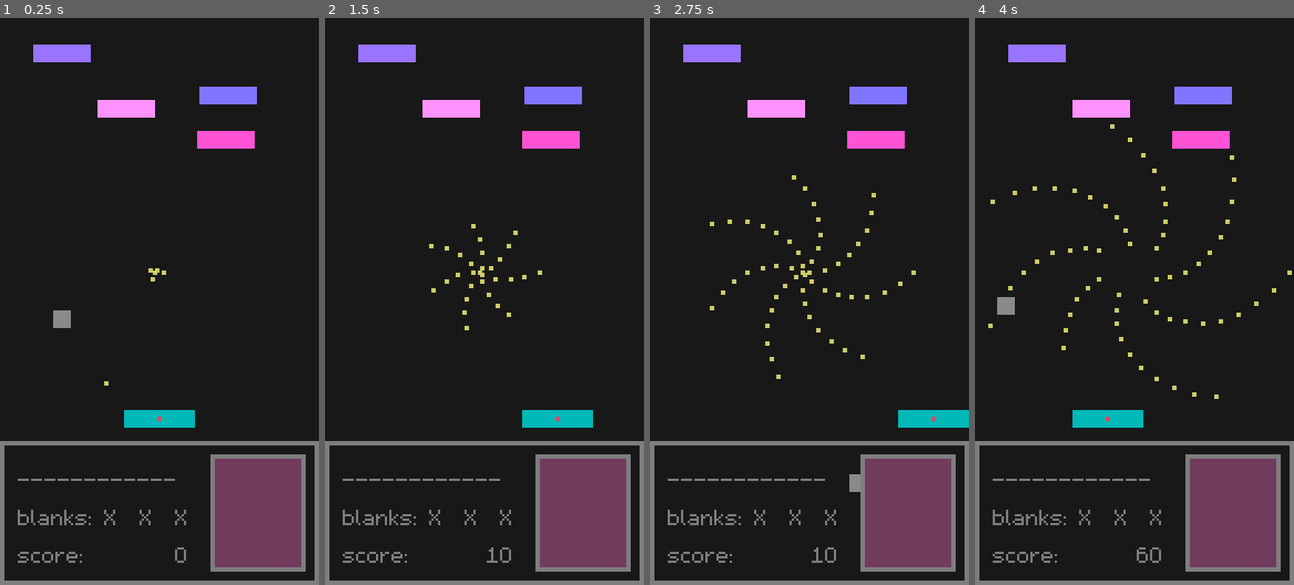
Above: before the commit, frames 1-4 (left to right).
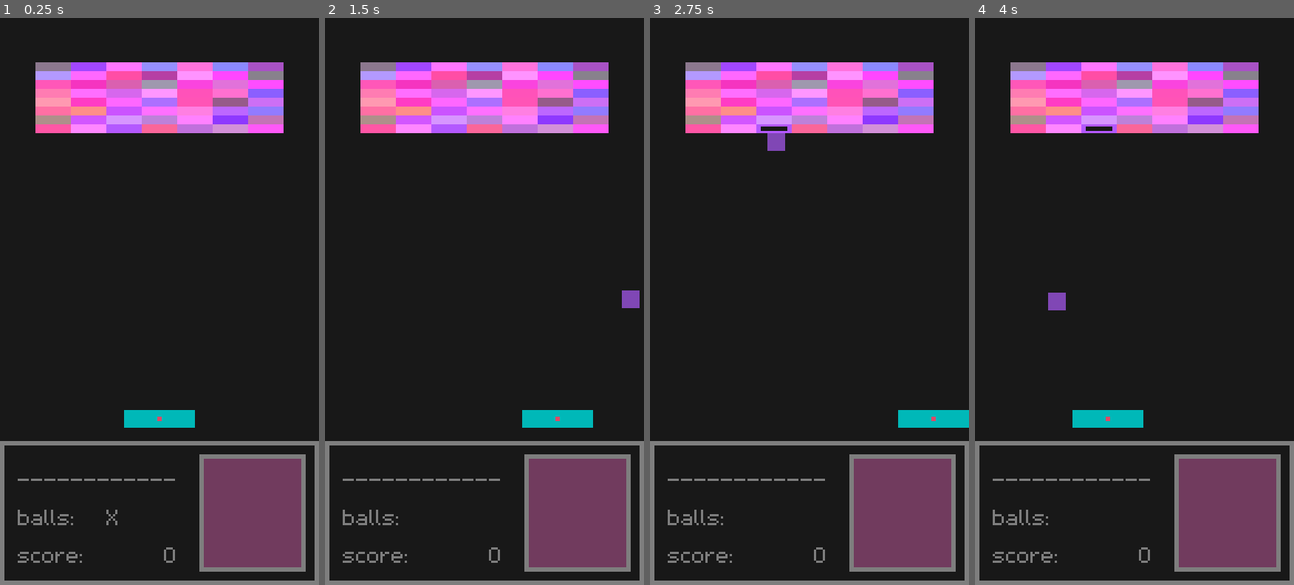
Above: after the commit, the same moments.

Repository: TravisHenderson646/Brick-Invaders
Game: Godot game, scene res://test_level.tscn
Same seed, same stepped clock (60 frames per second), same inputs: the game is played once before the commit and once after it.
Inputs:
- Up to frame 1 (0.25 s): no input
- Up to frame 2 (1.5 s): hold Right (ui_right) 0.53-1.28 s; tap Space (confirm, bound only after the commit) at 0.6, 1.35 s; hold Left (ui_left) from 1.28 s (still down)
- Up to frame 3 (2.75 s): release Left (ui_left) at 2.03 s; hold Right (ui_right) from 2.03 s (still down); tap Space (confirm, bound only after the commit) at 2.1 s
- Up to frame 4 (4 s): tap Space (confirm, bound only after the commit) at 2.85, 3.6 s; release Right (ui_right) at 3.53 s; hold Left (ui_left) from 3.53 s (still down)

The runs differ from the first frame. In frame 1, 12% of the frame differs, in the area x 9-89%, y 4-98%; in frame 2, 13%; in frame 3, 13%; in frame 4, 13%, in the area x 4-100%, y 4-98%.

Commit message:
test level rough draft with bricks reset

Diff:
--- a/ball.gd
+++ b/ball.gd
@@ -6,6 +6,10 @@
 @onready var collision_shape_2d: CollisionShape2D = $CollisionShape2D
 
 var direction = Vector2(1, 1)
+
+
+func _ready() -> void:
+	modulate = Color(modulate.r + randf() - 0.5, modulate.g + randf() - 0.5, modulate.b + randf() - 0.5)
 
 
 func _physics_process(_delta: float) -> void:
@@ -18,6 +22,12 @@
 	direction = direction.bounce(collision_info.get_normal())
 	if collider.has_method('get_hit'):
 		collider.get_hit()
+	if collider.name == 'BottomWall':
+		EventBus.update_score.emit(-200)
+		die()
+
+func die():
+	queue_free()
 
 
 func _on_paddle_detector_body_entered(body: Node2D) -> void:
@@ -25,5 +35,6 @@
 		return
 	# todo fine tune this, maybe it gives more spin if its lowering the angle
 	if velocity.y > 0:
+		SPEED = SPEED * 1.03
 		direction.y = -direction.y
-		direction.x += -body.velocity.x * 0.1 # maybe this should be capped
+		direction.x += -body.velocity.x * 0.14 # maybe this should be capped
--- a/ball.tscn
+++ b/ball.tscn
@@ -8,7 +8,7 @@
 [sub_resource type="RectangleShape2D" id="RectangleShape2D_7uikr"]
 size = Vector2(8, 8)
 
-[node name="Ball" type="CharacterBody2D"]
+[node name="Ball" type="CharacterBody2D" groups=["balls"]]
 collision_layer = 4
 collision_mask = 9
 script = ExtResource("1_kg4td")
--- a/brick.gd
+++ b/brick.gd
@@ -1,5 +1,10 @@
 class_name Brick
 extends StaticBody2D
+
+@onready var polygon_2d: Polygon2D = $CollisionShape2D/Polygon2D
+@onready var polygon_2d_2: Polygon2D = $CollisionShape2D/Polygon2D2
+
+signal brick_died
 
 var hp = 2
 
@@ -8,6 +13,8 @@
 
 func get_hit():
 	hp -= 1
+	polygon_2d.visible = false
+	polygon_2d_2.visible = true
 	if hp <= 0:
 		die()
 
@@ -15,3 +22,4 @@
 func die():
 	EventBus.update_score.emit(100)
 	queue_free()
+	brick_died.emit()
--- a/brick.tscn
+++ b/brick.tscn
@@ -3,17 +3,23 @@
 [ext_resource type="Script" path="res://brick.gd" id="1_ad3u6"]
 
 [sub_resource type="RectangleShape2D" id="RectangleShape2D_stp3x"]
-size = Vector2(26, 8)
+size = Vector2(16, 4)
 
-[node name="Brick" type="StaticBody2D"]
+[node name="Brick" type="StaticBody2D" groups=["bricks"]]
 collision_layer = 8
 collision_mask = 4
 script = ExtResource("1_ad3u6")
 
 [node name="CollisionShape2D" type="CollisionShape2D" parent="."]
-position = Vector2(13, 4)
+position = Vector2(8, 2)
 shape = SubResource("RectangleShape2D_stp3x")
 
 [node name="Polygon2D" type="Polygon2D" parent="CollisionShape2D"]
+position = Vector2(-2, 4)
 color = Color(0.996078, 0.407843, 1, 1)
-polygon = PackedVector2Array(-13, -4, -13, 4, 13, 4, 13, -4)
+polygon = PackedVector2Array(-6, -6, -6, -2, 10, -2, 10, -6)
+
+[node name="Polygon2D2" type="Polygon2D" parent="CollisionShape2D"]
+visible = false
+color = Color(0.996078, 0.407843, 1, 1)
+polygon = PackedVector2Array(-8, -2, -8, 2, 8, 2, 8, -2, 6, -2, 6, 1, -6, 1, -6, -1, 6, -1, 6, -2, -6, -2)
--- a/bullet.gd
+++ b/bullet.gd
@@ -1,7 +1,7 @@
 class_name Bullet
 extends Area2D
 
-@export var SPEED = .3
+@export var SPEED = .8
 
 var direction = Vector2(1, 0)
 var velocity = Vector2.ZERO
@@ -13,7 +13,7 @@
 
 	position += velocity
 
-	if tick_counter >= 3600:
+	if tick_counter >= 360:
 		queue_free()
 
 
--- a/bullet.tscn
+++ b/bullet.tscn
@@ -3,19 +3,19 @@
 [ext_resource type="Script" path="res://bullet.gd" id="1_lphid"]
 
 [sub_resource type="RectangleShape2D" id="RectangleShape2D_4qyg6"]
-size = Vector2(2, 2)
+size = Vector2(4, 4)
 
-[node name="Bullet" type="Area2D"]
+[node name="Bullet" type="Area2D" groups=["bullets"]]
 collision_layer = 16
 collision_mask = 4
 script = ExtResource("1_lphid")
 
 [node name="CollisionShape2D" type="CollisionShape2D" parent="."]
-position = Vector2(1, 1)
+position = Vector2(2, 2)
 shape = SubResource("RectangleShape2D_4qyg6")
 
 [node name="Polygon2D" type="Polygon2D" parent="CollisionShape2D"]
 color = Color(0.803922, 0.8, 0.411765, 1)
-polygon = PackedVector2Array(-1, -1, -1, 1, 1, 1, 1, -1)
+polygon = PackedVector2Array(-2, -2, -2, 2, 2, 2, 2, -2)
 
 [connection signal="body_entered" from="." to="." method="_on_body_entered"]
--- a/bullet_sprinkler.gd
+++ b/bullet_sprinkler.gd
@@ -7,12 +7,14 @@
 
 var tick_counter := -1
 var bullet_counter := -1
-
+var direction := Vector2.ZERO
+var speed := 0.0
 
 func _physics_process(_delta: float) -> void:
 	tick_counter += 1
-	if tick_counter > 200:
+	if tick_counter > 600:
 		die()
+	position += direction.normalized() * speed
 	if tick_counter % ticks_per_spawn == 0:
 		bullet_counter += 1
 		var bullet = bullet_scene.instantiate()
--- a/bullet_sprinkler.tscn
+++ b/bullet_sprinkler.tscn
@@ -3,6 +3,6 @@
 [ext_resource type="Script" path="res://bullet_sprinkler.gd" id="1_l1bv0"]
 [ext_resource type="PackedScene" uid="uid://dhj7c7v8vuhlp" path="res://bullet.tscn" id="2_bkn46"]
 
-[node name="BulletSprinkler" type="Node2D"]
+[node name="BulletSprinkler" type="Node2D" groups=["sprinklers"]]
 script = ExtResource("1_l1bv0")
 bullet_scene = ExtResource("2_bkn46")
--- a/event_bus.gd
+++ b/event_bus.gd
@@ -3,3 +3,4 @@
 # HUD Needs these
 signal player_got_hit
 signal update_score(points: int)
+signal update_ball_count(change: int)
--- a/hud.gd
+++ b/hud.gd
@@ -3,11 +3,27 @@
 
 @onready var health_bar: ProgressBar = %HealthBar
 @onready var points_total: Label = %PointsTotal
+@onready var balls_count: Label = %BallsCount
 
+var num_balls := 1
 
 func _ready() -> void:
 	EventBus.player_got_hit.connect(on_player_got_hit)
 	EventBus.update_score.connect(on_update_score)
+	EventBus.update_ball_count.connect(on_update_ball_count)
+
+
+func on_update_ball_count(change) -> void:
+	num_balls += change
+	match num_balls:
+		0:
+			balls_count.text = ''
+		1:
+			balls_count.text = ' X'
+		2:
+			balls_count.text = ' X X'
+		3:
+			balls_count.text = ' X X X'
 
 
 func on_player_got_hit() -> void:
@@ -15,6 +31,5 @@
 
 
 func on_update_score(points) -> void:
-	var wjfle = int(points_total.text)
-	print(wjfle)
-	points_total.text = str(wjfle + points)
+	var _num = int(points_total.text)
+	points_total.text = str(_num + points)
--- a/hud.tscn
+++ b/hud.tscn
@@ -35,9 +35,17 @@
 layout_mode = 2
 text = "------------"
 
-[node name="Blanks" type="Label" parent="MarginContainer/HSplitContainer/VBoxContainer"]
+[node name="HBoxContainer" type="HBoxContainer" parent="MarginContainer/HSplitContainer/VBoxContainer"]
 layout_mode = 2
-text = "blanks: X  X  X"
+
+[node name="Balls" type="Label" parent="MarginContainer/HSplitContainer/VBoxContainer/HBoxContainer"]
+layout_mode = 2
+text = "balls:"
+
+[node name="BallsCount" type="Label" parent="MarginContainer/HSplitContainer/VBoxContainer/HBoxContainer"]
+unique_name_in_owner = true
+layout_mode = 2
+text = "  X"
 
 [node name="Score" type="HBoxContainer" parent="MarginContainer/HSplitContainer/VBoxContainer"]
 layout_mode = 2
--- a/paddle.gd
+++ b/paddle.gd
@@ -5,18 +5,27 @@
 @export var ACCELERATION := 0.3
 
 @onready var collision_shape_2d: CollisionShape2D = $CollisionShape2D
+@onready var ball_on_deck: Polygon2D = $BallOnDeck
 
-var hp := 7
-var max_hp := 7
+var hp := 8
+var max_hp := 8 #intentionally 1 larger than hp bar on hud
 
 func _physics_process(_delta: float) -> void:
-	var direction := Input.get_axis("ui_left", "ui_right")
+	var direction := 0
+	if Input.is_action_pressed('right'):
+		direction = 1
+	if Input.is_action_pressed('left'):
+		direction -= 1
 	if direction:
 		velocity.x = move_toward(velocity.x, direction * MAX_SPEED, ACCELERATION)
 	else:
 		velocity.x = move_toward(velocity.x, 0, ACCELERATION)
+
+	handle_collision()
+
+
+func handle_collision() -> void:
 	var collision_info = move_and_collide(velocity)
-
 	if not collision_info:
 		return
 	var collider = collision_info.get_collider()
@@ -24,13 +33,18 @@
 		velocity.x = 0
 
 
-func get_hit():
+func get_hit() -> void:
 	hp -= 1
 	EventBus.player_got_hit.emit()
-	#Events.card_drag_started.emit(card_ui)
+	if hp <= 0:
+		die()
+
+func die() -> void:
+	get_tree().paused = true
 
 
 func _on_heart_area_entered(area: Area2D) -> void:
 	if area is Bullet:
 		get_hit()
-		area.queue_free()
+		if hp > 0:
+			area.queue_free()
--- a/paddle.tscn
+++ b/paddle.tscn
@@ -37,4 +37,10 @@
 polygon = PackedVector2Array(-1, -1, 1, -1, 1, 1, -1, 1)
 metadata/_edit_lock_ = true
 
+[node name="BallOnDeck" type="Polygon2D" parent="."]
+visible = false
+position = Vector2(12, 0)
+color = Color(0.545098, 0.545098, 0.545098, 1)
+polygon = PackedVector2Array(0, 0, 0, -8, 8, -8, 8, 0)
+
 [connection signal="area_entered" from="Heart" to="." method="_on_heart_area_entered"]
--- a/project.godot
+++ b/project.godot
@@ -39,6 +39,44 @@
 
 theme/custom="res://project_theme.tres"
 
+[input]
+
+left={
+"deadzone": 0.5,
+"events": [Object(InputEventJoypadMotion,"resource_local_to_scene":false,"resource_name":"","device":-1,"axis":0,"axis_value":-1.0,"script":null)
+, Object(InputEventJoypadButton,"resource_local_to_scene":false,"resource_name":"","device":-1,"button_index":13,"pressure":0.0,"pressed":true,"script":null)
+, Object(InputEventKey,"resource_local_to_scene":false,"resource_name":"","device":-1,"window_id":0,"alt_pressed":false,"shift_pressed":false,"ctrl_pressed":false,"meta_pressed":false,"pressed":false,"keycode":0,"physical_keycode":65,"key_label":0,"unicode":97,"echo":false,"script":null)
+, Object(InputEventKey,"resource_local_to_scene":false,"resource_name":"","device":-1,"window_id":0,"alt_pressed":false,"shift_pressed":false,"ctrl_pressed":false,"meta_pressed":false,"pressed":false,"keycode":0,"physical_keycode":4194319,"key_label":0,"unicode":0,"echo":false,"script":null)
+]
+}
+right={
+"deadzone": 0.5,
+"events": [Object(InputEventJoypadMotion,"resource_local_to_scene":false,"resource_name":"","device":-1,"axis":0,"axis_value":1.0,"script":null)
+, Object(InputEventJoypadButton,"resource_local_to_scene":false,"resource_name":"","device":-1,"button_index":14,"pressure":0.0,"pressed":true,"script":null)
+, Object(InputEventKey,"resource_local_to_scene":false,"resource_name":"","device":-1,"window_id":0,"alt_pressed":false,"shift_pressed":false,"ctrl_pressed":false,"meta_pressed":false,"pressed":false,"keycode":0,"physical_keycode":68,"key_label":0,"unicode":100,"echo":false,"script":null)
+, Object(InputEventKey,"resource_local_to_scene":false,"resource_name":"","device":-1,"window_id":0,"alt_pressed":false,"shift_pressed":false,"ctrl_pressed":false,"meta_pressed":false,"pressed":false,"keycode":0,"physical_keycode":4194321,"key_label":0,"unicode":0,"echo":false,"script":null)
+]
+}
+blank={
+"deadzone": 0.5,
+"events": [Object(InputEventJoypadButton,"resource_local_to_scene":false,"resource_name":"","device":-1,"button_index":2,"pressure":0.0,"pressed":true,"script":null)
+, Object(InputEventKey,"resource_local_to_scene":false,"resource_name":"","device":-1,"window_id":0,"alt_pressed":false,"shift_pressed":false,"ctrl_pressed":false,"meta_pressed":false,"pressed":false,"keycode":0,"physical_keycode":66,"key_label":0,"unicode":98,"echo":false,"script":null)
+, Object(InputEventKey,"resource_local_to_scene":false,"resource_name":"","device":-1,"window_id":0,"alt_pressed":false,"shift_pressed":false,"ctrl_pressed":false,"meta_pressed":false,"pressed":false,"keycode":0,"physical_keycode":88,"key_label":0,"unicode":120,"echo":false,"script":null)
+]
+}
+start={
+"deadzone": 0.5,
+"events": [Object(InputEventJoypadButton,"resource_local_to_scene":false,"resource_name":"","device":-1,"button_index":6,"pressure":0.0,"pressed":true,"script":null)
+, Object(InputEventKey,"resource_local_to_scene":false,"resource_name":"","device":-1,"window_id":0,"alt_pressed":false,"shift_pressed":false,"ctrl_pressed":false,"meta_pressed":false,"pressed":false,"keycode":0,"physical_keycode":4194305,"key_label":0,"unicode":0,"echo":false,"script":null)
+]
+}
+confirm={
+"deadzone": 0.5,
+"events": [Object(InputEventJoypadButton,"resource_local_to_scene":false,"resource_name":"","device":-1,"button_index":0,"pressure":0.0,"pressed":true,"script":null)
+, Object(InputEventKey,"resource_local_to_scene":false,"resource_name":"","device":-1,"window_id":0,"alt_pressed":false,"shift_pressed":false,"ctrl_pressed":false,"meta_pressed":false,"pressed":false,"keycode":0,"physical_keycode":32,"key_label":0,"unicode":32,"echo":false,"script":null)
+]
+}
+
 [layer_names]
 
 2d_physics/layer_1="walls"
--- /dev/null
+++ b/test_level.gd
@@ -0,0 +1,88 @@
+extends Node2D
+
+@onready var paddle: Paddle = $Paddle
+
+const ball_scene = preload('res://ball.tscn')
+const brick_scene = preload('res://brick.tscn')
+const sprinkler_scene = preload('res://bullet_sprinkler.tscn')
+
+var tick_counter := -1
+var balls := 1
+var max_balls := 3
+var ball_respawn_rate := 1200
+var sprinkler_respawn_rate := 1200
+var sprinkler_respawn_rate_default := 1200
+var levels_cleared := 0
+
+
+func _ready() -> void:
+	spawn_bricks()
+
+
+func _physics_process(_delta: float) -> void:
+	tick_counter += 1
+	if tick_counter % ball_respawn_rate == ball_respawn_rate - 1: # not just == 0 so ball doesn't spawn instantly
+		if balls < max_balls:
+			EventBus.update_ball_count.emit(1)
+			balls += 1
+	if tick_counter % sprinkler_respawn_rate == 0 and tick_counter > 30 * 60:
+		spawn_sprinkler()
+	if Input.is_action_just_pressed('confirm'):
+		if balls > 0:
+			paddle.ball_on_deck.visible = true
+	if Input.is_action_just_released('confirm'):
+		if balls > 0:
+			paddle.ball_on_deck.visible = false
+			spawn_ball()
+
+
+func spawn_sprinkler() -> void:
+	var new_sprinkler = sprinkler_scene.instantiate()
+	new_sprinkler.global_position = Vector2(50, 50)
+	new_sprinkler.radial_delta = PI / (randf_range(-5, 5))
+	new_sprinkler.speed = randf() * 0.3 + 0.1
+	new_sprinkler.direction = Vector2(randf(), -randf() * 0.5)
+	new_sprinkler.global_position = Vector2(randf() * get_viewport_rect().size.x, get_viewport_rect().size.x / 3)
+	if new_sprinkler.global_position.x > get_viewport_rect().size.x / 2:
+		new_sprinkler.direction.x = -new_sprinkler.direction.x
+	sprinkler_respawn_rate = roundi(sprinkler_respawn_rate * 0.95)
+	add_child(new_sprinkler)
+
+
+func spawn_ball() -> void:
+	balls -= 1
+	var new_ball = ball_scene.instantiate()
+	new_ball.global_position = paddle.global_position
+	new_ball.global_position.y -= 8 # todo magic #s
+	new_ball.global_position.x += 12
+	new_ball.direction = Vector2(0, -1)
+	new_ball.direction.x += paddle.velocity.x * 0.5
+	EventBus.update_ball_count.emit(-1)
+	add_child(new_ball)
+
+
+func spawn_bricks() -> void:
+	for col in range(8): # 8
+		for row in range(7): # 7
+			var new_brick = brick_scene.instantiate()
+			# todo magic #'s
+			new_brick.global_position = Vector2(row * 16 + 16, col * 4 + 20)
+			new_brick.brick_died.connect(on_brick_died)
+			add_child(new_brick)
+
+
+func on_brick_died() -> void:
+	await get_tree().create_timer(20).timeout
+	if get_tree().get_nodes_in_group('bricks').is_empty():
+		EventBus.update_score.emit(10000)
+		spawn_bricks()
+		levels_cleared += 1
+		sprinkler_respawn_rate = roundi(sprinkler_respawn_rate_default * (0.95 ** levels_cleared))
+		for ball in get_tree().get_nodes_in_group('balls'):
+			ball.queue_free()
+		for bullet in get_tree().get_nodes_in_group('bullets'):
+			EventBus.update_score.emit(10)
+			bullet.queue_free()
+		for sprinkler in get_tree().get_nodes_in_group('sprinklers'):
+			EventBus.update_score.emit(500)
+			sprinkler.queue_free()
--- a/test_level.tscn
+++ b/test_level.tscn
@@ -1,10 +1,7 @@
-[gd_scene load_steps=11 format=3 uid="uid://c3ki2ndxqchnf"]
+[gd_scene load_steps=8 format=3 uid="uid://c3ki2ndxqchnf"]
 
 [ext_resource type="PackedScene" uid="uid://e01mbr62du3w" path="res://paddle.tscn" id="1_esxhb"]
-[ext_resource type="PackedScene" uid="uid://cuoc7xdefmh06" path="res://ball.tscn" id="2_ab7r8"]
-[ext_resource type="PackedScene" uid="uid://ccxe0xlrxphyu" path="res://brick.tscn" id="3_6m1yy"]
-[ext_resource type="PackedScene" uid="uid://dhj7c7v8vuhlp" path="res://bullet.tscn" id="4_snorm"]
-[ext_resource type="PackedScene" uid="uid://ccted1e7gs2gs" path="res://bullet_sprinkler.tscn" id="5_fn271"]
+[ext_resource type="Script" path="res://test_level.gd" id="1_lta5k"]
 [ext_resource type="PackedScene" uid="uid://dkangnorh7akj" path="res://hud.tscn" id="6_pugm5"]
 
 [sub_resource type="RectangleShape2D" id="RectangleShape2D_2jsvq"]
@@ -20,6 +17,7 @@
 size = Vector2(144, 12)
 
 [node name="test_level" type="Node2D"]
+script = ExtResource("1_lta5k")
 metadata/_edit_lock_ = true
 
 [node name="Walls" type="Node2D" parent="."]
@@ -59,27 +57,6 @@
 [node name="Paddle" parent="." instance=ExtResource("1_esxhb")]
 position = Vector2(56, 177)
 
-[node name="Ball" parent="." instance=ExtResource("2_ab7r8")]
-position = Vector2(8, 116)
-
-[node name="Brick" parent="." instance=ExtResource("3_6m1yy")]
-position = Vector2(15, 12)
-
-[node name="Brick4" parent="." instance=ExtResource("3_6m1yy")]
-position = Vector2(90, 31)
-
-[node name="Brick5" parent="." instance=ExtResource("3_6m1yy")]
-position = Vector2(89, 51)
-
-[node name="Brick2" parent="." instance=ExtResource("3_6m1yy")]
-position = Vector2(44, 37)
-
-[node name="BulletSprinkler" parent="." instance=ExtResource("5_fn271")]
-position = Vector2(69, 114)
-
-[node name="Bullet" parent="." instance=ExtResource("4_snorm")]
-position = Vector2(43, 164)
-
 [node name="CanvasLayer" type="CanvasLayer" parent="."]
 
 [node name="HUD" parent="CanvasLayer" instance=ExtResource("6_pugm5")]
